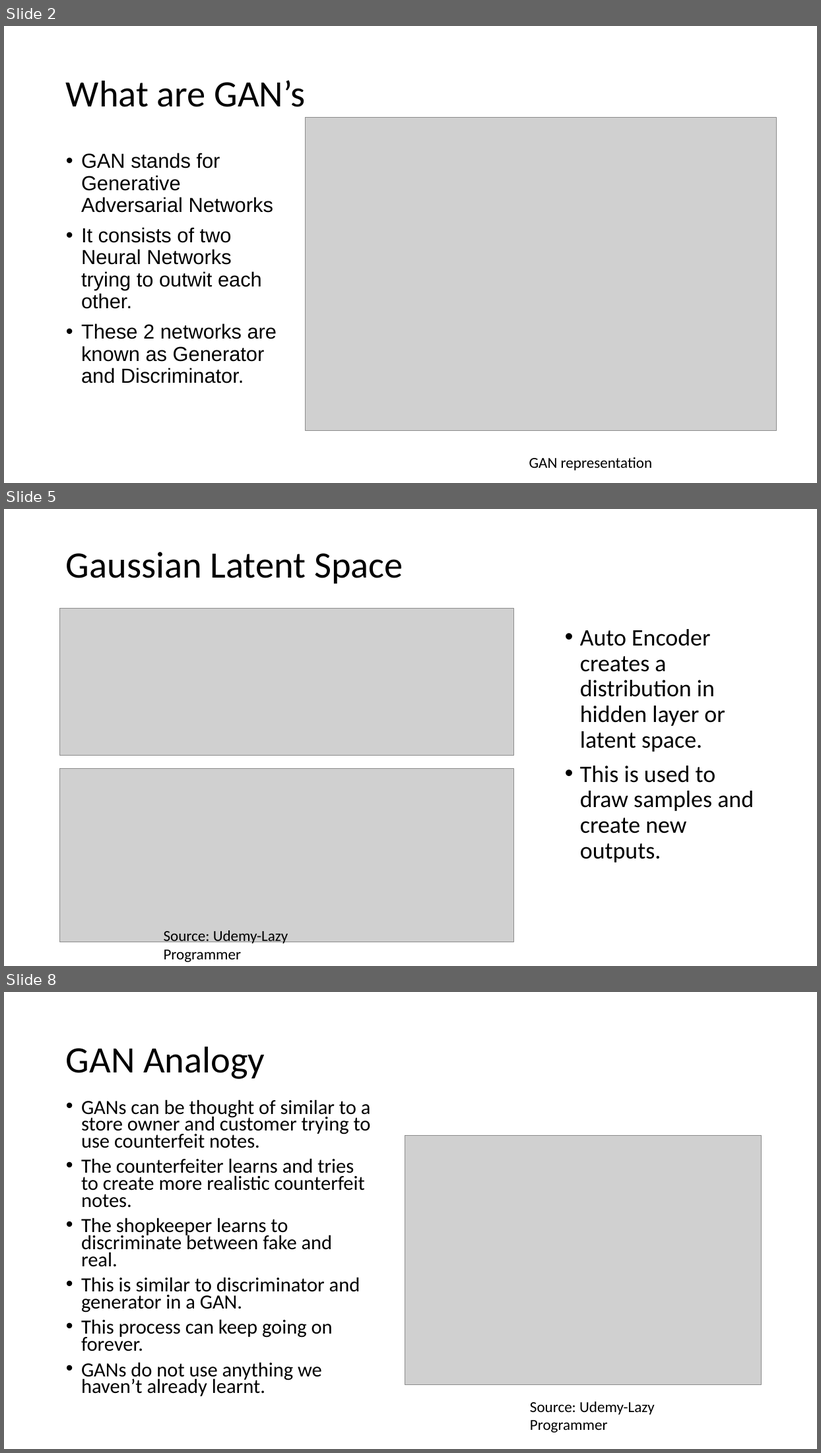
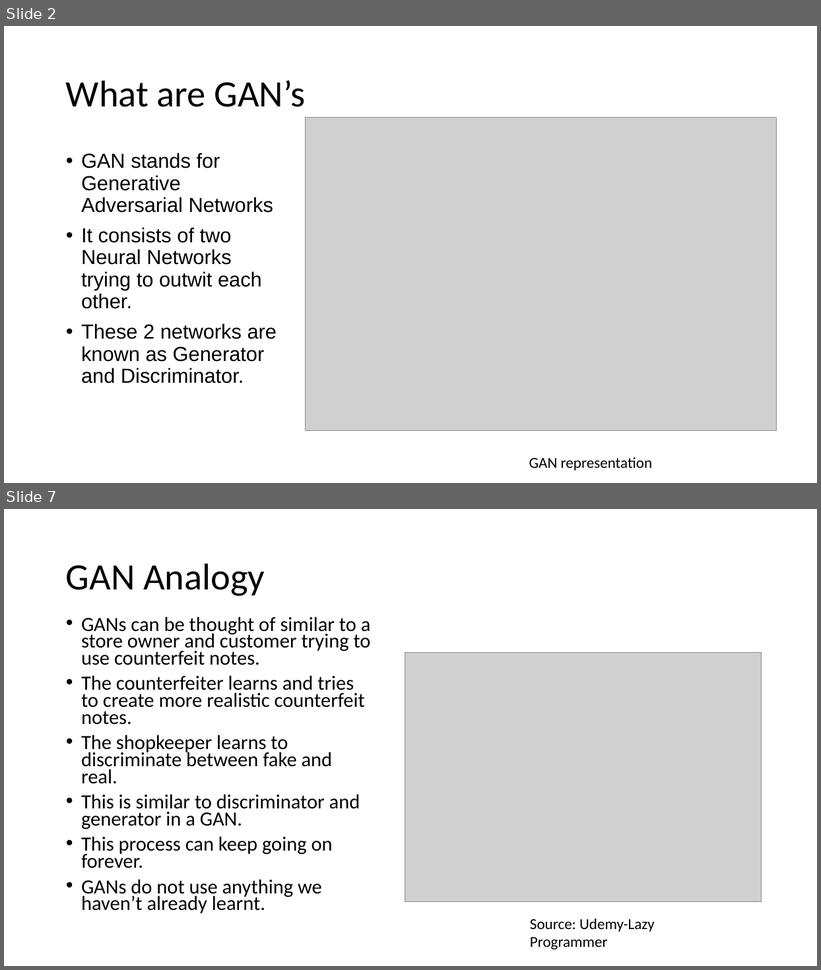
Before and after one commit to arunabh15091989/LighthouseLabs-LectureNotes, a slide deck: W9D3/GAN.pptx. Shown one above the other, each under a label of ours: slides 2, 5 and 8 before the commit, slides 2 and 7 after it; the slides between them are not shown. The pictures are 821x1453 and 821x970 pixels, drawn with LibreOffice and Linux fonts; fonts in the diff are those of the drawing; grey boxes stand for pictures. Boxes give left, top, right and bottom in pixels: in the first picture for what was removed or moved away, otherwise in the second. Text is boxed around its words. In the diff, an @@ line names an element or a change of style, - is before the commit and + after.

```diff
--- a/W9D3/GAN.pptx
+++ b/W9D3/GAN.pptx
@@ slide 5 removed at (4, 509, 817, 966), background #FFFFFF @@
@@ title removed at (66, 552, 403, 584) @@
-Gaussian Latent Space
@@ picture removed at (60, 609, 514, 755) @@
@@ text removed at (580, 629, 754, 863) @@
-• Auto Encoder creates a distribution in hidden layer or latent space.
-• This is used to draw samples and create new outputs.
@@ picture removed at (60, 769, 514, 942) @@
@@ text removed at (164, 931, 288, 962) @@
-Source: Udemy-Lazy Programmer
@@ what was slide 8 is now slide 7 @@
```
Also in this commit, not shown: 5 slides added, 8 other slides removed, 8 other files.
